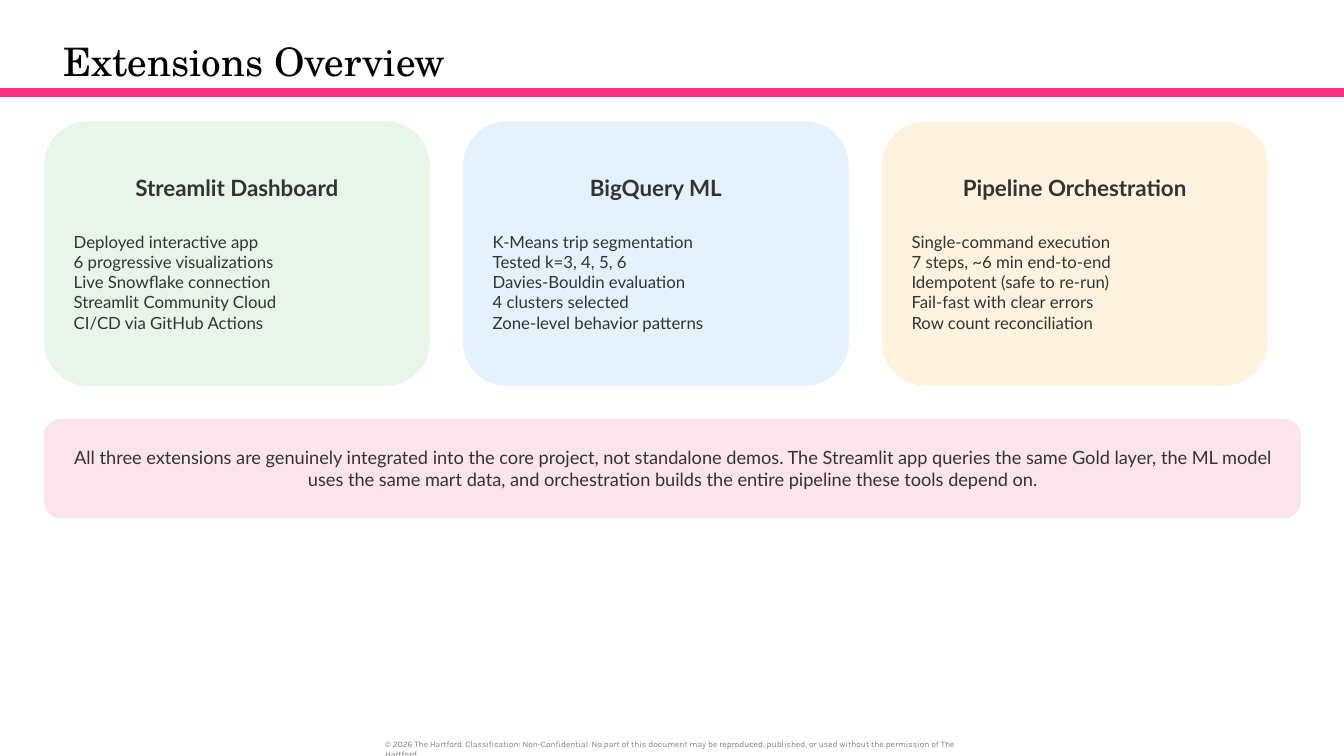
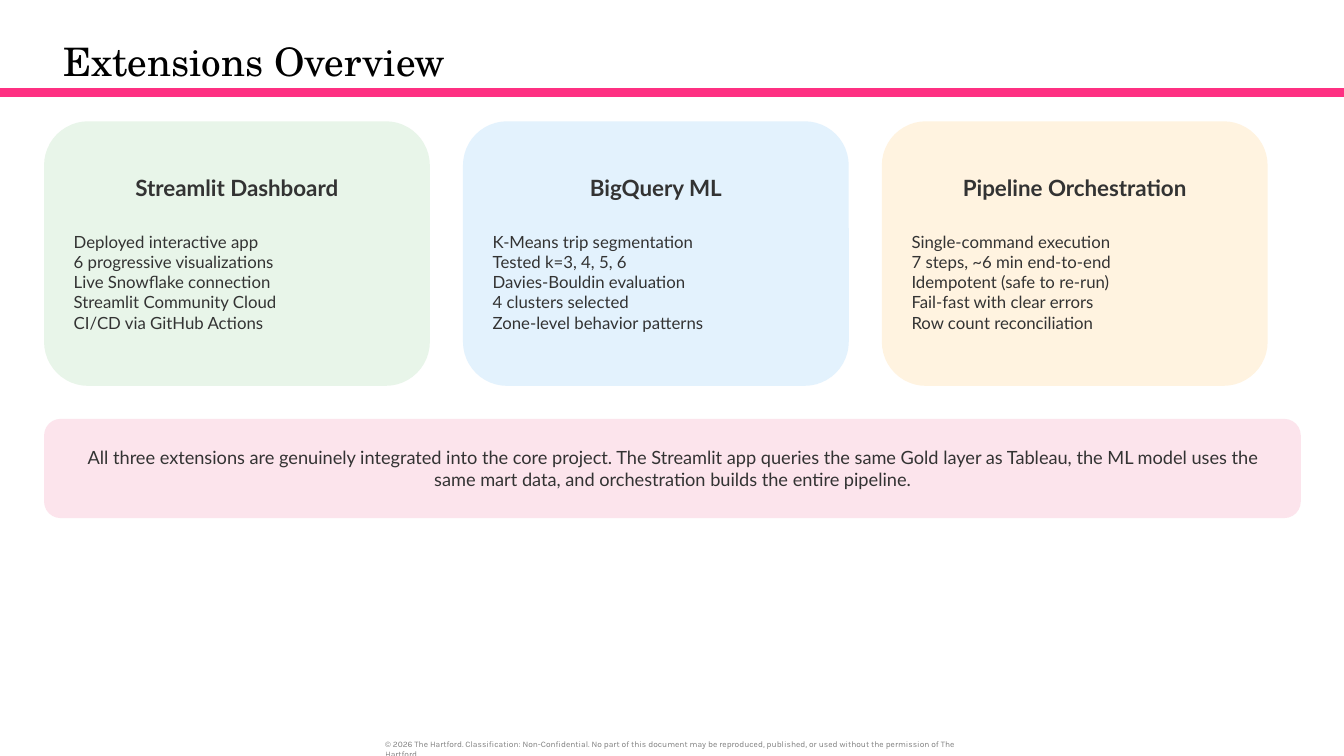
Before and after one commit to orlandojmarin/nyc-taxi-capstone, a slide deck: slide 21 of docs/Capstone_Presentation.pptx. Drawn at 1344x756 pixels with LibreOffice and Linux fonts; fonts in the diff are those of the drawing. Boxes give left, top, right and bottom in pixels: in the first picture for what was removed or moved away, otherwise in the second. Text is boxed around its words. In the diff, an @@ line names an element or a change of style, - is before the commit and + after.

Commit message:
Rebuild presentation: preserve Ariana's work, add extensions and insights

```diff
--- a/docs/Capstone_Presentation.pptx
+++ b/docs/Capstone_Presentation.pptx
@@ text in rounded rectangle at (88, 450, 1258, 489): text changed @@
-All three extensions are genuinely integrated into the core project, not standalone demos. The Streamlit app queries the same Gold layer, the ML model uses the same mart data, and orchestration builds the entire pipeline these tools depend on.
+All three extensions are genuinely integrated into the core project. The Streamlit app queries the same Gold layer as Tableau, the ML model uses the same mart data, and orchestration builds the entire pipeline.
```
Also in this commit, not shown: 8 other slides changed, 6 slides added, 2 slides removed.
